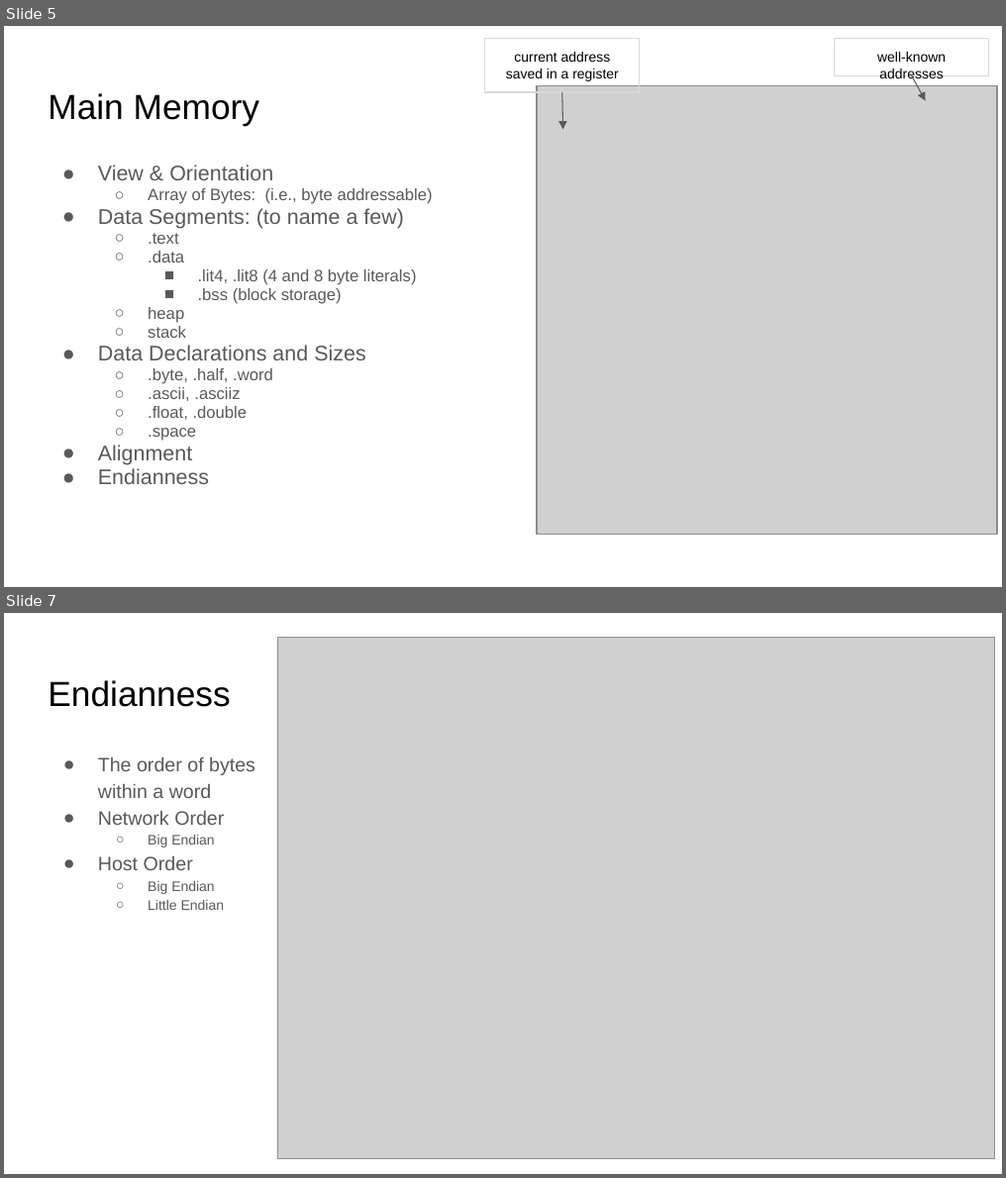
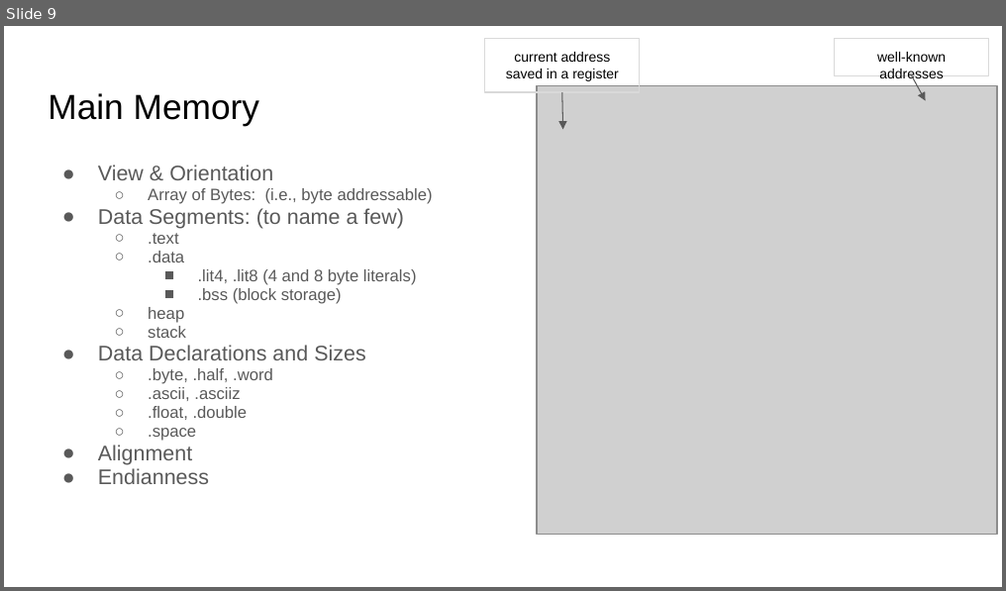
Before and after one commit to sgarcia0206/comp122-f23, a slide deck: assembly-programming/slide_presentations/.hidden/intro_to_mips.pptx. Shown one above the other, each under a label of ours: slides 5 and 7 before the commit, slide 9 after it; the slides between them are not shown. The pictures are 1006x1178 and 1006x591 pixels, drawn with LibreOffice and Linux fonts; fonts in the diff are those of the drawing; grey boxes stand for pictures. Boxes give left, top, right and bottom in pixels: in the first picture for what was removed or moved away, otherwise in the second. Text is boxed around its words. In the diff, an @@ line names an element or a change of style, - is before the commit and + after.

```diff
--- a/assembly-programming/slide_presentations/.hidden/intro_to_mips.pptx
+++ b/assembly-programming/slide_presentations/.hidden/intro_to_mips.pptx
@@ slide 7 removed at bbox=[4, 613, 1002, 1174], background #FFFFFF @@
@@ picture removed at bbox=[277, 637, 994, 1158] @@
@@ title removed at bbox=[48, 680, 230, 707] @@
-Endianness
@@ text removed at bbox=[98, 758, 255, 910] @@
-● The order of bytes
-  within a word
-● Network Order
-  ○ Big Endian
-● Host Order
-  ○ Big Endian
-  ○ Little Endian
@@ what was slide 5 is now slide 9 @@
```
Also in this commit, not shown: 2 slides changed, 9 slides added, 5 other slides removed, 1 other file.
